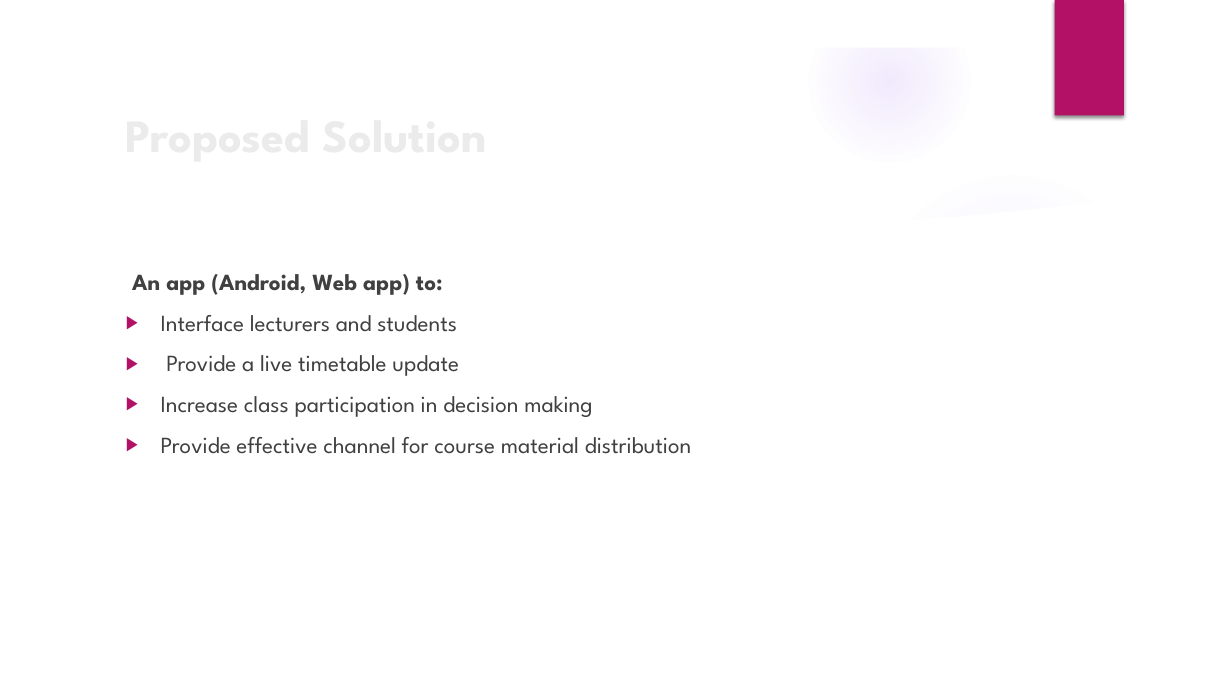
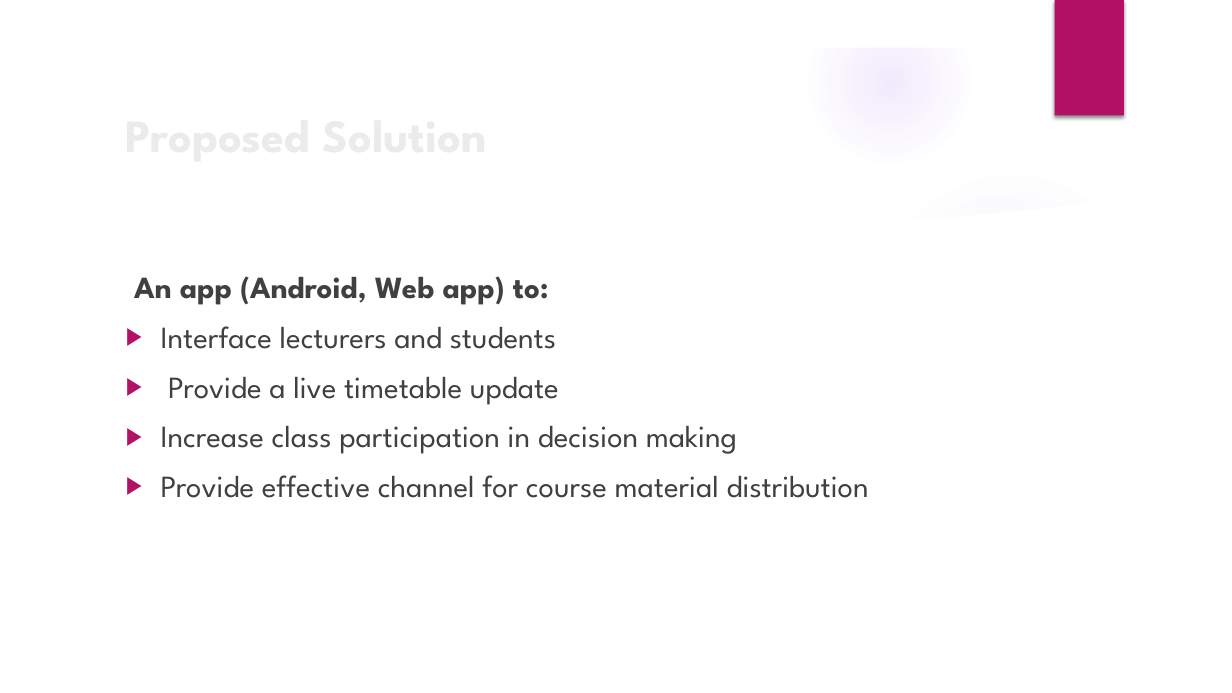
Before and after one commit to ks-manu/Mannschaft_KNUST, a slide deck: slide 7 of Documents/MannschaftPresentation.pptx (slide 6 before the commit). Drawn at 1232x693 pixels with LibreOffice and Linux fonts; fonts in the diff are those of the drawing; background and template pictures are left out. Boxes give left, top, right and bottom in pixels: in the first picture for what was removed or moved away, otherwise in the second. Text is boxed around its words. In the diff, an @@ line names an element or a change of style, - is before the commit and + after.

```diff
--- a/Documents/MannschaftPresentation.pptx
+++ b/Documents/MannschaftPresentation.pptx
@@ text "An app (Android, Web app) ..." at bbox=[134, 276, 869, 498]: size 18 to 24 pt @@
```
Also in this commit, not shown: 7 other slides changed, 10 slides added, 3 other files.
